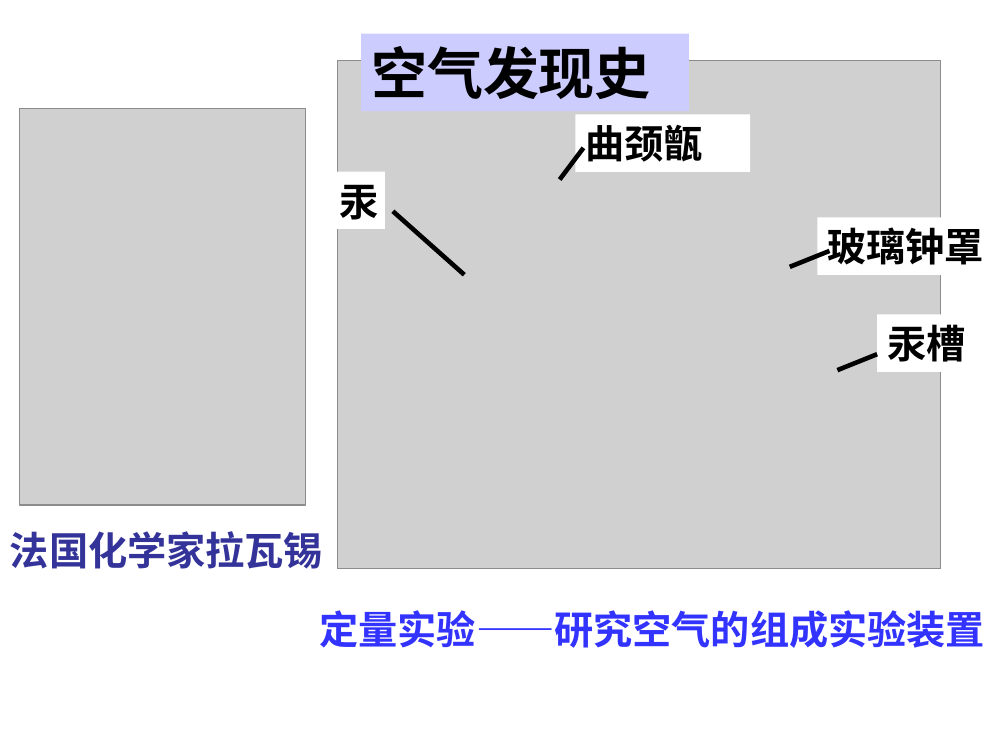
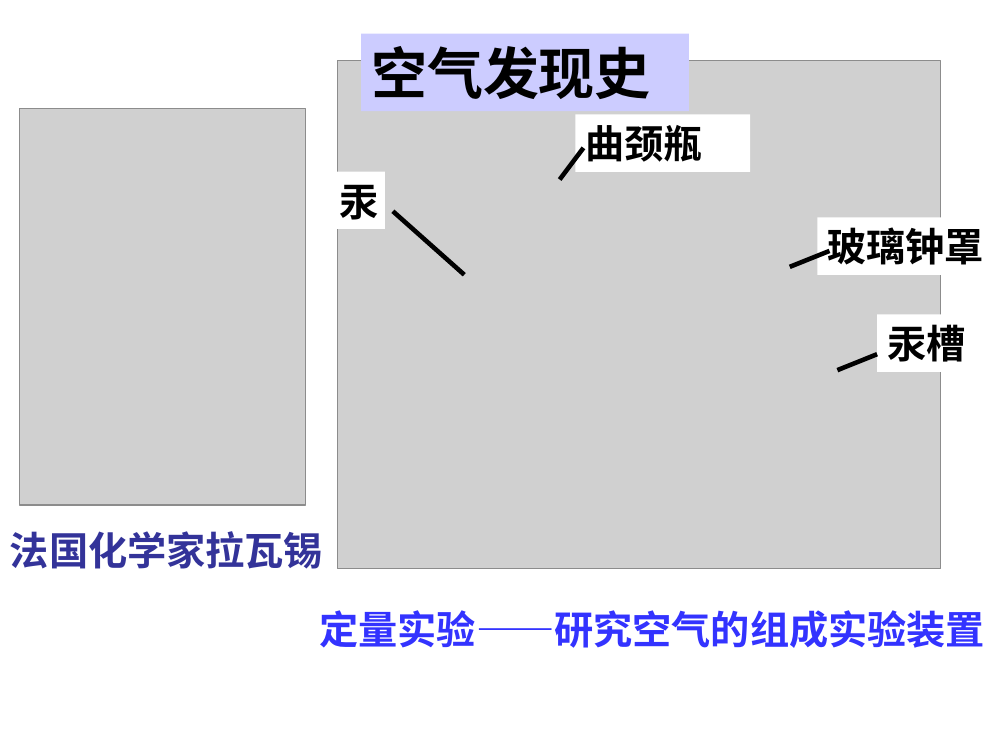
Before and after one commit to allen5261/schoolmaterial, a slide deck: slide 4 of files/化学/4-1空气的成分（15）.ppt. Drawn at 1008x756 pixels with LibreOffice and Linux fonts; fonts in the diff are those of the drawing; grey boxes stand for pictures. Boxes give left, top, right and bottom in pixels: in the first picture for what was removed or moved away, otherwise in the second. Text is boxed around its words. In the diff, an @@ line names an element or a change of style, - is before the commit and + after.

```diff
--- a/files/化学/4-1空气的成分（15）.ppt
+++ b/files/化学/4-1空气的成分（15）.ppt
@@ text in rectangle at [585,125,702,162]: text changed @@
-曲颈甑
+曲颈瓶
```
Also in this commit, not shown: 9 other slides changed, 3 other files.
